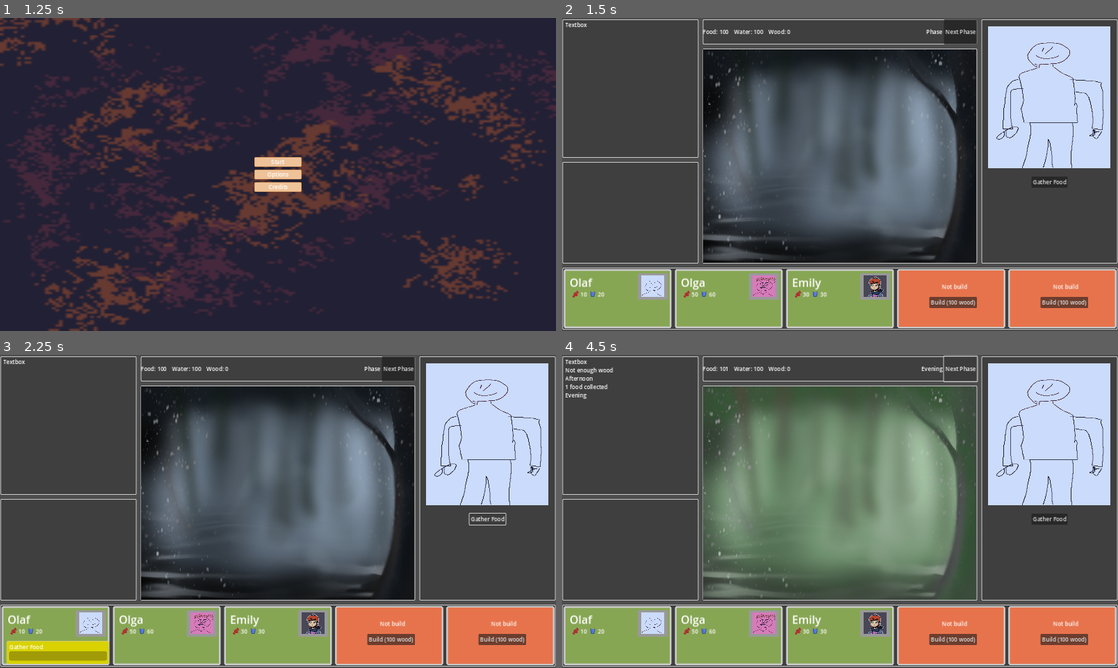
Above: before the commit, frames 1-4 (two rows, left to right).
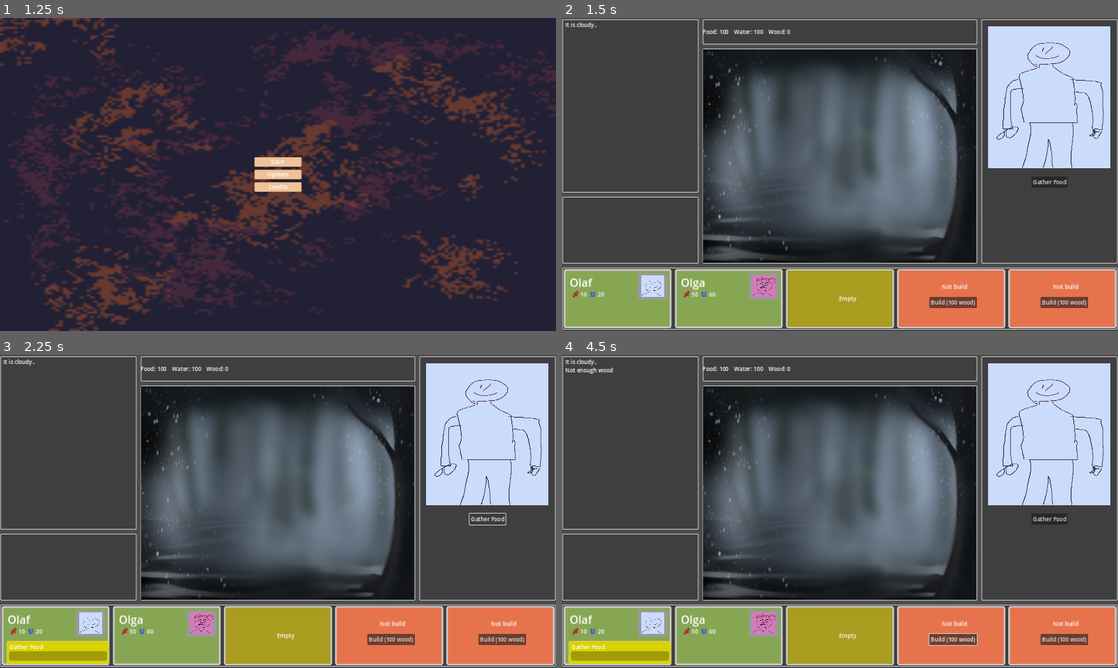
Above: after the commit, the same moments.

Repository: KoB-Kirito/Ludum-Dare-54
Game: Godot game, scene res://game/menu/title_screen.tscn
Two runs of this game, one before a commit and one after it. Both use one fixed random seed, a clock stepped at 60 frames per second and the inputs below.
Inputs (mouse positions are in pixels of both pictures, inside the frame that each line leads up to):
- Up to frame 1 (1.25 s): tap Enter at 0.5 s; move the mouse to (400, 158) at 0.52 s; click (400, 158) at 0.67 s
- Up to frame 2 (1.5 s): click "Start" at 1.25 s
- Up to frame 3 (2.25 s): click "Gather Food" at 2 s
- Up to frame 4 (4.5 s): click "Build (100 wood)" at 2.75 s; click (962, 367) at 3.5 s, where only the run before the commit has a clickable "Next Phase"; click (962, 367) at 4.25 s, where only the run before the commit has a clickable "Next Phase"

Frame 1 is identical in both runs. In frame 2, 3.9% of the frame differs, in the area x 0-75%, y 0-99%; in frame 3, 3.9%; in frame 4, 39%.

Commit message:
v0.2

Diff:
--- a/scripts/actions/gather_food.gd
+++ b/game/actions/gather_food.gd
@@ -1,5 +1,5 @@
 class_name GatherFood
-extends Action
+extends RestAction
 
 
 ## Amount this character can collect
--- a/scripts/actions/gather_wood.gd
+++ b/game/actions/gather_water.gd
@@ -1,5 +1,5 @@
-class_name GatherWood
-extends Action
+class_name GatherWater
+extends RestAction
 
 
 ## Amount this character can collect
@@ -7,9 +7,9 @@
 
 
 func _init() -> void:
-	name = "Gather Wood"
-	duration = 3
+	name = "Gather Water"
+	duration = 1
 
 
 func process_finished() -> void:
-	Events.wood_collected.emit(amount)
+	Events.water_collected.emit(amount)
--- a/scripts/actions/gather_water.gd
+++ b/game/actions/gather_wood.gd
@@ -1,5 +1,5 @@
-class_name GatherWater
-extends Action
+class_name GatherWood
+extends RestAction
 
 
 ## Amount this character can collect
@@ -7,9 +7,9 @@
 
 
 func _init() -> void:
-	name = "Gather Water"
-	duration = 1
+	name = "Gather Wood"
+	duration = 3
 
 
 func process_finished() -> void:
-	Events.water_collected.emit(amount)
+	Events.wood_collected.emit(amount)
--- a/scripts/action.gd
+++ b/game/actions/rest.gd
@@ -1,11 +1,11 @@
-class_name Action
+class_name RestAction
 extends Resource
 
 
-var name: String
+var name: String = "Rest"
 
 ## Required turns
-var duration: int
+var duration: int = 1
 
 
 func process_finished() -> void:
--- a/game/main/bed.gd
+++ b/game/main/bed.gd
@@ -1,15 +1,24 @@
 class_name Bed
 extends Control
+# Character slot
 
 
+## Character inside this bed at start
 @export var character: Character
+## If built already at start
 @export var built: bool = true
 
+## If built and empty
 var available: bool:
 	get:
 		return built and character == null
 
-var current_action: Action
+## If built and empty
+var character_unoccupied: bool:
+	get:
+		return built and character != null and current_action == null
+
+var current_action: RestAction
 
 
 func _ready() -> void:
@@ -31,7 +40,7 @@
 	%ThirstLabel.text = str(character.thirst)
 
 
-func set_action(action: Action) -> void:
+func set_action(action: RestAction) -> void:
 	%ActionPanel.show()
 	%ActionLabel.text = action.name
 	%ActionProgress.max_value = action.duration
--- a/game/main/main.gd
+++ b/game/main/main.gd
@@ -1,20 +1,10 @@
 extends Control
 
 
-var beds: Array[Bed]
-
 @onready var current_bed: Bed = %Bed1
 
-
 func _ready() -> void:
-	beds.append(%Bed1)
-	beds.append(%Bed2)
-	beds.append(%Bed3)
-	beds.append(%Bed4)
-	beds.append(%Bed5)
-
 	Events.character_selected.connect(character_selected)
-	Events.show_text.connect(show_text)
 
 	# start with 1 selected
 	character_selected(%Bed1.character, %Bed1)
@@ -27,20 +17,19 @@
 	for child in %ActionContainer.get_children():
 		child.queue_free()
 
-	for action: Action in character.actions:
+	for action: RestAction in character.actions:
 		var button := Button.new()
 		%ActionContainer.add_child(button)
 		button.text = action.name
 		button.pressed.connect(on_action_button_pressed.bind(action, bed))
 
 
-func show_text(text: String) -> void:
-	%Textbox.add_text("\n" + text)
+func on_action_button_pressed(action: RestAction, bed: Bed) -> void:
+	if bed.current_action != null:
+		# action already active
+		return
 
-
-func on_action_button_pressed(action: Action, bed: Bed) -> void:
 	bed.set_action(action)
 
-
-func _on_progress_button_pressed() -> void:
-	%PhaseManager.advance_phase(beds)
+	# advance phase if all characters are occupied
+	%PhaseManager.advance_phase()
--- a/game/main/main.tscn
+++ b/game/main/main.tscn
@@ -1,10 +1,13 @@
-[gd_scene load_steps=29 format=3 uid="uid://bxc0o27g1hsi1"]
+[gd_scene load_steps=36 format=3 uid="uid://bxc0o27g1hsi1"]
 
 [ext_resource type="Script" path="res://game/main/main.gd" id="1_lequ7"]
-[ext_resource type="Script" path="res://game/main/phase_manager.gd" id="2_ekfcy"]
+[ext_resource type="Script" path="res://game/main/managers/character_manager.gd" id="2_414vw"]
+[ext_resource type="Script" path="res://game/main/managers/phase_manager.gd" id="2_ekfcy"]
 [ext_resource type="PackedScene" uid="uid://gbi8vlb130hx" path="res://game/main/bed.tscn" id="2_yayvv"]
+[ext_resource type="Script" path="res://game/actions/gather_food.gd" id="3_66gar"]
 [ext_resource type="Texture2D" uid="uid://csibaadocmi2r" path="res://assets/shelter_morning.png" id="3_155ra"]
 [ext_resource type="Texture2D" uid="uid://b4snu1yui8pyi" path="res://assets/characters/olaf.png" id="3_n4fpq"]
+[ext_resource type="Script" path="res://game/actions/rest.gd" id="3_veadd"]
 [ext_resource type="Script" path="res://scripts/character.gd" id="3_y8oa7"]
 [ext_resource type="Texture2D" uid="uid://w412ft5j5jau" path="res://assets/characters/olaf_portrait.png" id="4_8rwdf"]
 [ext_resource type="Texture2D" uid="uid://dqr38n5dgx3vh" path="res://assets/shelter_noon.png" id="4_u1bb2"]
@@ -12,13 +15,39 @@
 [ext_resource type="Texture2D" uid="uid://dcfnobqhjuxwc" path="res://assets/shelter_evening.png" id="6_5d6ox"]
 [ext_resource type="Texture2D" uid="uid://c8aqn0afsg7y6" path="res://assets/characters/olga.png" id="6_8xp8g"]
 [ext_resource type="Texture2D" uid="uid://cnt0mqefrc6ni" path="res://assets/shelter_night.png" id="7_dw64p"]
+[ext_resource type="Texture2D" uid="uid://ch8gn1t4ntb5q" path="res://assets/CharacterImages/Emily_Screenshot.png" id="7_f6bnv"]
 [ext_resource type="Texture2D" uid="uid://dmtrnpnk1ahsj" path="res://assets/characters/olga_portrait.png" id="7_pmpj5"]
-[ext_resource type="Script" path="res://game/main/action_manager.gd" id="8_bedgx"]
-[ext_resource type="Script" path="res://scripts/actions/gather_food.gd" id="10_auikk"]
-[ext_resource type="Script" path="res://scripts/actions/gather_water.gd" id="14_lwmjw"]
-[ext_resource type="Script" path="res://scripts/actions/gather_wood.gd" id="15_wnlhx"]
-[ext_resource type="Texture2D" uid="uid://ch8gn1t4ntb5q" path="res://assets/CharacterImages/Emily_Screenshot.png" id="18_drp8k"]
-[ext_resource type="Texture2D" uid="uid://c1rkxq1i2vk34" path="res://assets/CharacterImages/Emily_Screenshot_Portrait.png" id="19_gr1s1"]
+[ext_resource type="Script" path="res://game/main/managers/action_manager.gd" id="8_bedgx"]
+[ext_resource type="Texture2D" uid="uid://c1rkxq1i2vk34" path="res://assets/CharacterImages/Emily_Screenshot_Portrait.png" id="8_uujek"]
+[ext_resource type="AudioStream" uid="uid://bgyogqxddrekg" path="res://assets/sounds/shs_cyber_button_ui_shooter_military_2.wav" id="14_443j1"]
+[ext_resource type="Script" path="res://game/main/ui.gd" id="15_vc2hc"]
+[ext_resource type="Script" path="res://game/actions/gather_water.gd" id="17_3u541"]
+[ext_resource type="Script" path="res://game/actions/gather_wood.gd" id="18_5ewfh"]
+[ext_resource type="AudioStream" uid="uid://bs53xiyv00fdf" path="res://assets/sounds/BRS_Rooster_TJ_CockaDoodleDoo_Close_1.wav" id="18_unbea"]
+
+[sub_resource type="Resource" id="Resource_e5twr"]
+script = ExtResource("3_veadd")
+
+[sub_resource type="Resource" id="Resource_htoye"]
+script = ExtResource("3_66gar")
+amount = 1
+
+[sub_resource type="Resource" id="Resource_mjvpr"]
+script = ExtResource("17_3u541")
+amount = 1
+
+[sub_resource type="Resource" id="Resource_06p4a"]
+script = ExtResource("18_5ewfh")
+amount = 1
+
+[sub_resource type="Resource" id="Resource_bncd3"]
+script = ExtResource("3_y8oa7")
+name = "Emily"
+portrait = ExtResource("8_uujek")
+image = ExtResource("7_f6bnv")
+hunger = 2
+thirst = 3
+actions = Array[ExtResource("3_veadd")]([SubResource("Resource_e5twr"), SubResource("Resource_htoye"), SubResource("Resource_mjvpr"), SubResource("Resource_06p4a")])
 
 [sub_resource type="StyleBoxFlat" id="StyleBoxFlat_36111"]
 bg_color = Color(0.247059, 0.247059, 0.247059, 1)
@@ -32,8 +61,8 @@
 corner_radius_bottom_left = 3
 
 [sub_resource type="Resource" id="Resource_bumkp"]
-script = ExtResource("10_auikk")
-amount = 1
+script = ExtResource("3_66gar")
+amount = null
 
 [sub_resource type="Resource" id="Resource_4xx7x"]
 script = ExtResource("3_y8oa7")
@@ -42,14 +71,14 @@
 image = ExtResource("3_n4fpq")
 hunger = 10
 thirst = 20
-actions = Array[Resource("res://scripts/action.gd")]([SubResource("Resource_bumkp")])
+actions = Array[ExtResource("3_veadd")]([SubResource("Resource_bumkp")])
 
 [sub_resource type="Resource" id="Resource_wt2mr"]
-script = ExtResource("14_lwmjw")
-amount = 1
+script = ExtResource("17_3u541")
+amount = null
 
 [sub_resource type="Resource" id="Resource_8tjcw"]
-script = ExtResource("15_wnlhx")
+script = ExtResource("18_5ewfh")
 amount = 10
 
 [sub_resource type="Resource" id="Resource_th6dn"]
@@ -59,24 +88,7 @@
 image = ExtResource("6_8xp8g")
 hunger = 50
 thirst = 60
-actions = Array[Resource("res://scripts/action.gd")]([SubResource("Resource_wt2mr"), SubResource("Resource_8tjcw")])
-
-[sub_resource type="Resource" id="Resource_vu3l2"]
-script = ExtResource("10_auikk")
-amount = 1
-
-[sub_resource type="Resource" id="Resource_kit4w"]
-script = ExtResource("14_lwmjw")
-amount = 1
-
-[sub_resource type="Resource" id="Resource_f6n6o"]
-script = ExtResource("3_y8oa7")
-name = "Emily"
-portrait = ExtResource("19_gr1s1")
-image = ExtResource("18_drp8k")
-hunger = 30
-thirst = 30
-actions = Array[Resource("res://scripts/action.gd")]([SubResource("Resource_vu3l2"), SubResource("Resource_kit4w")])
+actions = Array[ExtResource("3_veadd")]([SubResource("Resource_wt2mr"), SubResource("Resource_8tjcw")])
 
 [node name="Main" type="Control"]
 layout_mode = 3
@@ -89,6 +101,11 @@
 
 [node name="Logic" type="Node" parent="."]
 
+[node name="CharacterManager" type="Node" parent="Logic"]
+unique_name_in_owner = true
+script = ExtResource("2_414vw")
+characters = Array[ExtResource("3_y8oa7")]([SubResource("Resource_bncd3")])
+
 [node name="PhaseManager" type="Node" parent="Logic"]
 unique_name_in_owner = true
 script = ExtResource("2_ekfcy")
@@ -101,6 +118,18 @@
 [node name="ActionManager" type="Node" parent="Logic"]
 unique_name_in_owner = true
 script = ExtResource("8_bedgx")
+
+[node name="AutoAdvanceTimer" type="Timer" parent="Logic"]
+unique_name_in_owner = true
+one_shot = true
+
+[node name="snd_message" type="AudioStreamPlayer2D" parent="Logic"]
+unique_name_in_owner = true
+stream = ExtResource("14_443j1")
+
+[node name="snd_rooster" type="AudioStreamPlayer" parent="Logic"]
+unique_name_in_owner = true
+stream = ExtResource("18_unbea")
 
 [node name="UI" type="Control" parent="."]
 layout_mode = 1
@@ -109,6 +138,7 @@
 anchor_bottom = 1.0
 grow_horizontal = 2
 grow_vertical = 2
+script = ExtResource("15_vc2hc")
 
 [node name="VBoxContainer" type="VBoxContainer" parent="UI"]
 layout_mode = 1
@@ -148,11 +178,11 @@
 [node name="Textbox" type="RichTextLabel" parent="UI/VBoxContainer/TopContainer/TopLeftContainer/TextboxContainer/TextboxMargin"]
 unique_name_in_owner = true
 layout_mode = 2
-text = "Textbox"
+text = "It is cloudy.."
 scroll_following = true
 
 [node name="DepotContainer" type="MarginContainer" parent="UI/VBoxContainer/TopContainer/TopLeftContainer"]
-custom_minimum_size = Vector2(0, 300)
+custom_minimum_size = Vector2(0, 200)
 layout_mode = 2
 theme_override_constants/margin_left = 4
 theme_override_constants/margin_top = 4
@@ -205,15 +235,6 @@
 layout_mode = 2
 text = "Wood: 0
 "
-
-[node name="PhaseLabel" type="Label" parent="UI/VBoxContainer/TopContainer/TopMiddleContainer/TopMiddleTopContainer/HBoxContainer"]
-unique_name_in_owner = true
-layout_mode = 2
-text = "Phase"
-
-[node name="ProgressButton" type="Button" parent="UI/VBoxContainer/TopContainer/TopMiddleContainer/TopMiddleTopContainer/HBoxContainer"]
-layout_mode = 2
-text = "Next Phase"
 
 [node name="ShelterContainer" type="MarginContainer" parent="UI/VBoxContainer/TopContainer/TopMiddleContainer"]
 layout_mode = 2
@@ -332,7 +353,6 @@
 [node name="Bed3" parent="UI/VBoxContainer/BottomContainer/MarginContainer/BedContainer" instance=ExtResource("2_yayvv")]
 unique_name_in_owner = true
 layout_mode = 2
-character = SubResource("Resource_f6n6o")
 
 [node name="Bed4" parent="UI/VBoxContainer/BottomContainer/MarginContainer/BedContainer" instance=ExtResource("2_yayvv")]
 unique_name_in_owner = true
@@ -344,4 +364,4 @@
 layout_mode = 2
 built = false
 
-[connection signal="pressed" from="UI/VBoxContainer/TopContainer/TopMiddleContainer/TopMiddleTopContainer/HBoxContainer/ProgressButton" to="." method="_on_progress_button_pressed"]
+[connection signal="timeout" from="Logic/AutoAdvanceTimer" to="Logic/PhaseManager" method="_on_auto_advance_timer_timeout"]
--- a/game/main/action_manager.gd
+++ b/game/main/managers/action_manager.gd
@@ -1,3 +1,4 @@
+class_name ActionManager
 extends Node
 
 
@@ -9,17 +10,12 @@
 
 func on_food_collected(amount: int) -> void:
 	Globals.food += amount
-	%FoodLabel.text = "Food: " + str(Globals.food)
-	%Textbox.add_text("\n" + str(amount) + " food collected")
-
+	Events.show_text.emit(str(amount) + " food collected")
 
 func on_water_collected(amount: int) -> void:
 	Globals.water += amount
-	%WaterLabel.text = "Water: " + str(Globals.water)
-	%Textbox.add_text("\n" + str(amount) + " water collected")
-
+	Events.show_text.emit(str(amount) + " water collected")
 
 func on_wood_collected(amount: int) -> void:
 	Globals.wood += amount
-	%WoodLabel.text = "Wood: " + str(Globals.wood)
-	%Textbox.add_text("\n" + str(amount) + " wood collected")
+	Events.show_text.emit(str(amount) + " wood collected")
--- /dev/null
+++ b/game/main/managers/character_manager.gd
@@ -0,0 +1,18 @@
+class_name CharacterManager
+extends Node
+
+
+@export var characters: Array[Character]
+
+
+## Returns a random character and removes that character from the database
+## so it does not get picked again.
+## Returns null if database is empty
+func get_random_character() -> Character:
+	if characters.size() == 0:
+		return null
+
+	var output = characters.pick_random()
+	characters.erase(output)
+
+	return output
--- /dev/null
+++ b/game/main/managers/phase_manager.gd
@@ -0,0 +1,88 @@
+class_name PhaseManager
+extends Node
+
+
+enum {
+	MORNING,
+	NOON,
+	AFTERNOON,
+	EVENING,
+	NIGHT
+}
+
+@export var morning_background: Texture2D
+@export var noon_background: Texture2D
+@export var afternoon_background: Texture2D
+@export var evening_background: Texture2D
+@export var night_background: Texture2D
+
+## Starting phase
+@export var current_phase: int = NOON
+
+var beds: Array[Bed]
+
+
+func _ready() -> void:
+	beds.append(%Bed1)
+	beds.append(%Bed2)
+	beds.append(%Bed3)
+	beds.append(%Bed4)
+	beds.append(%Bed5)
+
+
+func advance_phase() -> void:
+	# only advance if all characters are occupied
+	for bed: Bed in beds:
+		if bed.character_unoccupied:
+			return
+
+	for bed: Bed in beds:
+		bed.advance_action()
+
+	current_phase += 1
+	if current_phase > NIGHT:
+		current_phase = MORNING
+
+	set_background(current_phase)
+
+	if current_phase == MORNING:
+		%snd_rooster.play()
+		Events.show_text.emit("A new day is dawning...", Color.YELLOW)
+
+	# TODO: Events
+	# check events
+	# trigger events
+	# break
+
+	# auto-advance if still occupied
+	for bed: Bed in beds:
+		if bed.character_unoccupied:
+			return
+	%AutoAdvanceTimer.start()
+
+
+func set_background(phase) -> void:
+	match phase:
+		MORNING:
+			%ShelterBackground.texture = morning_background
+			Events.show_text.emit("Morning")
+
+		NOON:
+			%ShelterBackground.texture = noon_background
+			Events.show_text.emit("Noon")
+
+		AFTERNOON:
+			%ShelterBackground.texture = afternoon_background
+			Events.show_text.emit("Afternoon")
+
+		EVENING:
+			%ShelterBackground.texture = evening_background
+			Events.show_text.emit("Evening")
+
+		NIGHT:
+			%ShelterBackground.texture = night_background
+			Events.show_text.emit("Night")
+
+
+func _on_auto_advance_timer_timeout() -> void:
+	advance_phase()
--- a/game/main/phase_manager.gd
+++ /dev/null
@@ -1,59 +0,0 @@
-extends Node
-
-
-enum {
-	MORNING,
-	NOON,
-	AFTERNOON,
-	EVENING,
-	NIGHT
-}
-
-@export var morning_background: Texture2D
-@export var noon_background: Texture2D
-@export var afternoon_background: Texture2D
-@export var evening_background: Texture2D
-@export var night_background: Texture2D
-
-@export var current_phase: int = NOON
-
-
-func advance_phase(beds: Array[Bed]) -> void:
-	for bed: Bed in beds:
-		bed.advance_action()
-
-	current_phase += 1
-	if current_phase > NIGHT:
-		current_phase = MORNING
-
-	set_background(current_phase)
-
-	# TODO: Events
-
-
-func set_background(phase) -> void:
-	match phase:
-		MORNING:
-			%ShelterBackground.texture = morning_background
-			%PhaseLabel.text = "Morning"
-			%Textbox.add_text("\nMorning")
-
-		NOON:
-			%ShelterBackground.texture = noon_background
-			%PhaseLabel.text = "Noon"
-			%Textbox.add_text("\nNoon")
-
-		AFTERNOON:
-			%ShelterBackground.texture = afternoon_background
-			%PhaseLabel.text = "Afternoon"
-			%Textbox.add_text("\nAfternoon")
-
-		EVENING:
-			%ShelterBackground.texture = evening_background
-			%PhaseLabel.text = "Evening"
-			%Textbox.add_text("\nEvening")
-
-		NIGHT:
-			%ShelterBackground.texture = night_background
-			%PhaseLabel.text = "Night"
-			%Textbox.add_text("\nNight")
--- /dev/null
+++ b/game/main/ui.gd
@@ -0,0 +1,26 @@
+extends Control
+
+
+func _ready() -> void:
+	Events.show_text.connect(show_text)
+
+	Events.food_changed.connect(on_food_changed)
+	Events.water_changed.connect(on_water_changed)
+	Events.wood_changed.connect(on_wood_changed)
+
+
+func show_text(text: String, color: Color = Color.WHITE) -> void:
+	%snd_message.play()
+	%Textbox.push_color(color)
+	%Textbox.append_text("\n" + text)
+	%Textbox.pop()
+
+
+func on_food_changed(value: int) -> void:
+	%FoodLabel.text = "Food: " + str(value)
+
+func on_water_changed(value: int) -> void:
+	%WaterLabel.text = "Water: " + str(value)
+
+func on_wood_changed(value: int) -> void:
+	%WoodLabel.text = "Wood: " + str(value)
--- a/scripts/character.gd
+++ b/scripts/character.gd
@@ -9,5 +9,6 @@
 
 @export var hunger: int
 @export var thirst: int
+# etc..
 
-@export var actions: Array[Action]
+@export var actions: Array[RestAction]
--- a/scripts/events.gd
+++ b/scripts/events.gd
@@ -7,4 +7,8 @@
 signal water_collected(amount: int)
 signal wood_collected(amount: int)
 
-signal show_text(text: String)
+signal food_changed(value: int)
+signal water_changed(value: int)
+signal wood_changed(value: int)
+
+signal show_text(text: String, color: Color)
--- a/scripts/globals.gd
+++ b/scripts/globals.gd
@@ -1,6 +1,15 @@
 extends Node
 
 
-var food: int = 100
-var water: int = 100
-var wood: int = 0
+var food: int = 100:
+	set(value):
+		food = value
+		Events.food_changed.emit(value)
+var water: int = 100:
+	set(value):
+		water = value
+		Events.water_changed.emit(value)
+var wood: int = 0:
+	set(value):
+		wood = value
+		Events.wood_changed.emit(value)
Not shown, added: assets/sounds/BRS_Rooster_TJ_CockaDoodleDoo_Close_1.wav.import
Not shown, added: assets/sounds/shs_cyber_button_ui_shooter_military_2.wav.import
Not shown, added: assets/sounds/BRS_Rooster_TJ_CockaDoodleDoo_Close_1.wav
Not shown, added: assets/sounds/shs_cyber_button_ui_shooter_military_2.wav
